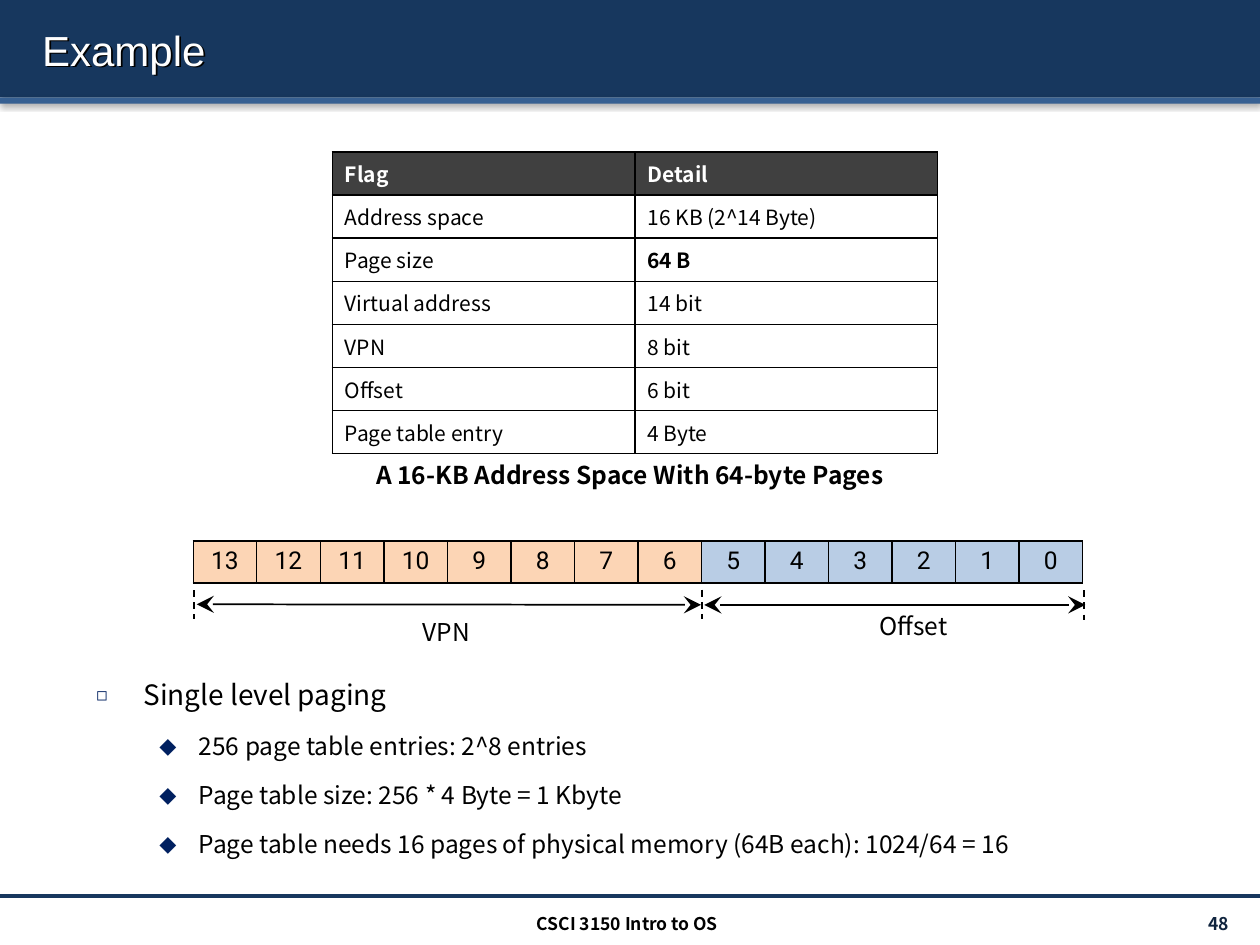
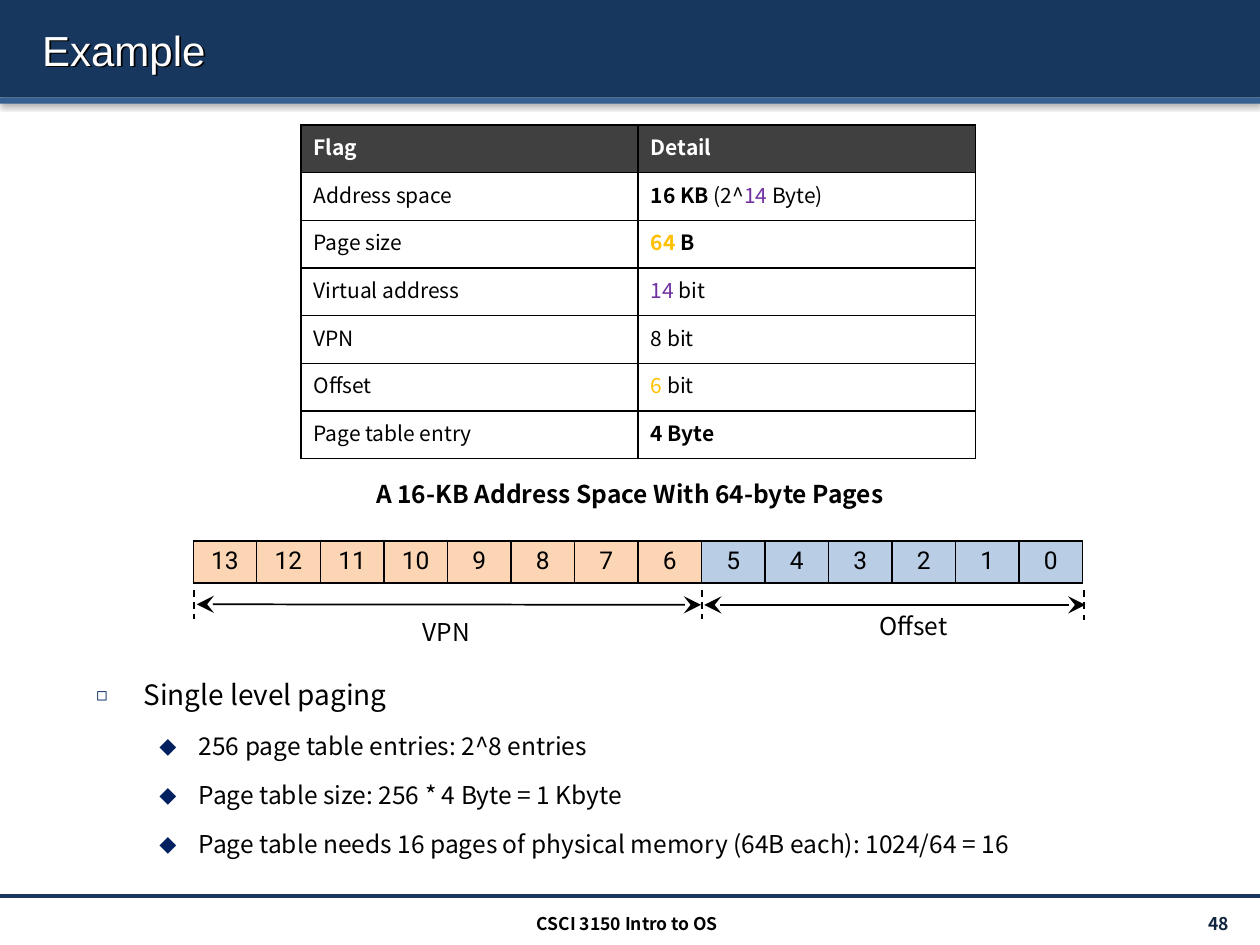
Before and after one commit to henryhxu/CSCI3150, a slide deck: slide 48 of lectures/lec11_paging.pptx. Drawn at 1260x945 pixels with LibreOffice and Linux fonts; fonts in the diff are those of the drawing. Boxes give left, top, right and bottom in pixels: in the first picture for what was removed or moved away, otherwise in the second. Text is boxed around its words. In the diff, an @@ line names an element or a change of style, - is before the commit and + after.

```diff
--- a/lectures/lec11_paging.pptx
+++ b/lectures/lec11_paging.pptx
@@ table at (301, 125, 976, 459) @@
@@ text colour #000000 to #7030A0 in "(2^14", "14" @@
@@ bold on in "16 KB", "4 Byte" @@
@@ text colour #000000 to #FFC000 in "64", "6" @@
@@ table: place and size @@
-table at (333, 152, 937, 450)
+table at (301, 125, 976, 459)
@@ text "A 16-KB Address Space With ...": place and size @@
-text "A 16-KB Address Space With ..." at (376, 464, 883, 490)
+text "A 16-KB Address Space With ..." at (376, 483, 883, 509)
```
Also in this commit, not shown: 7 other slides changed, 3 other files.
